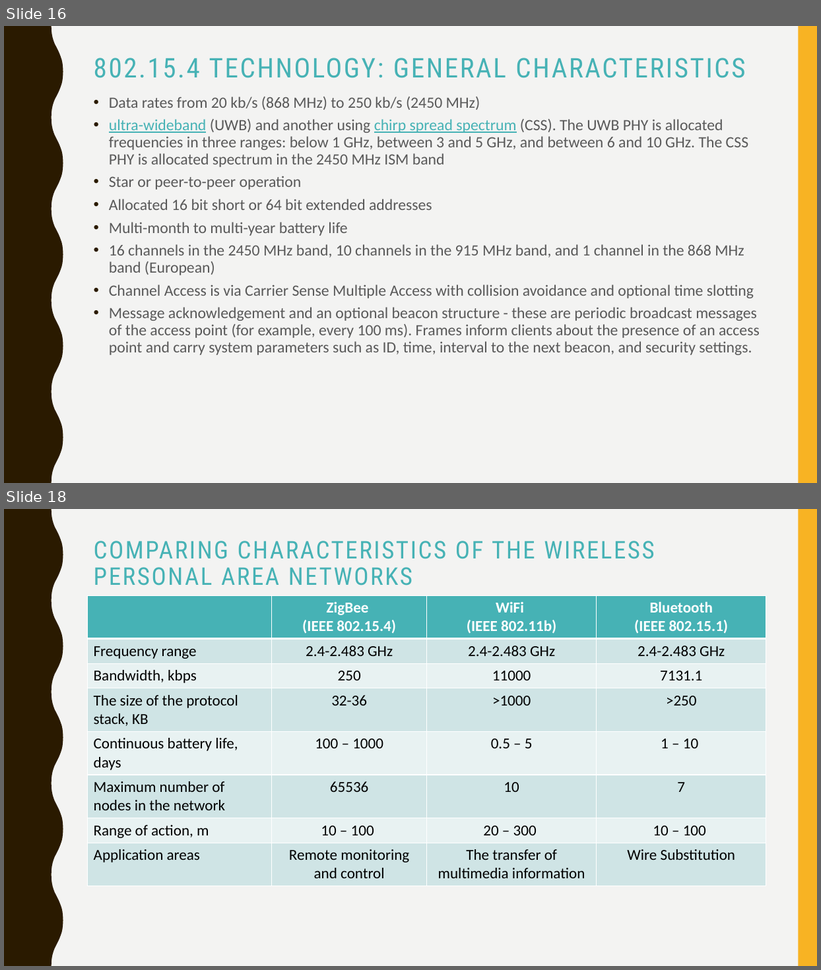
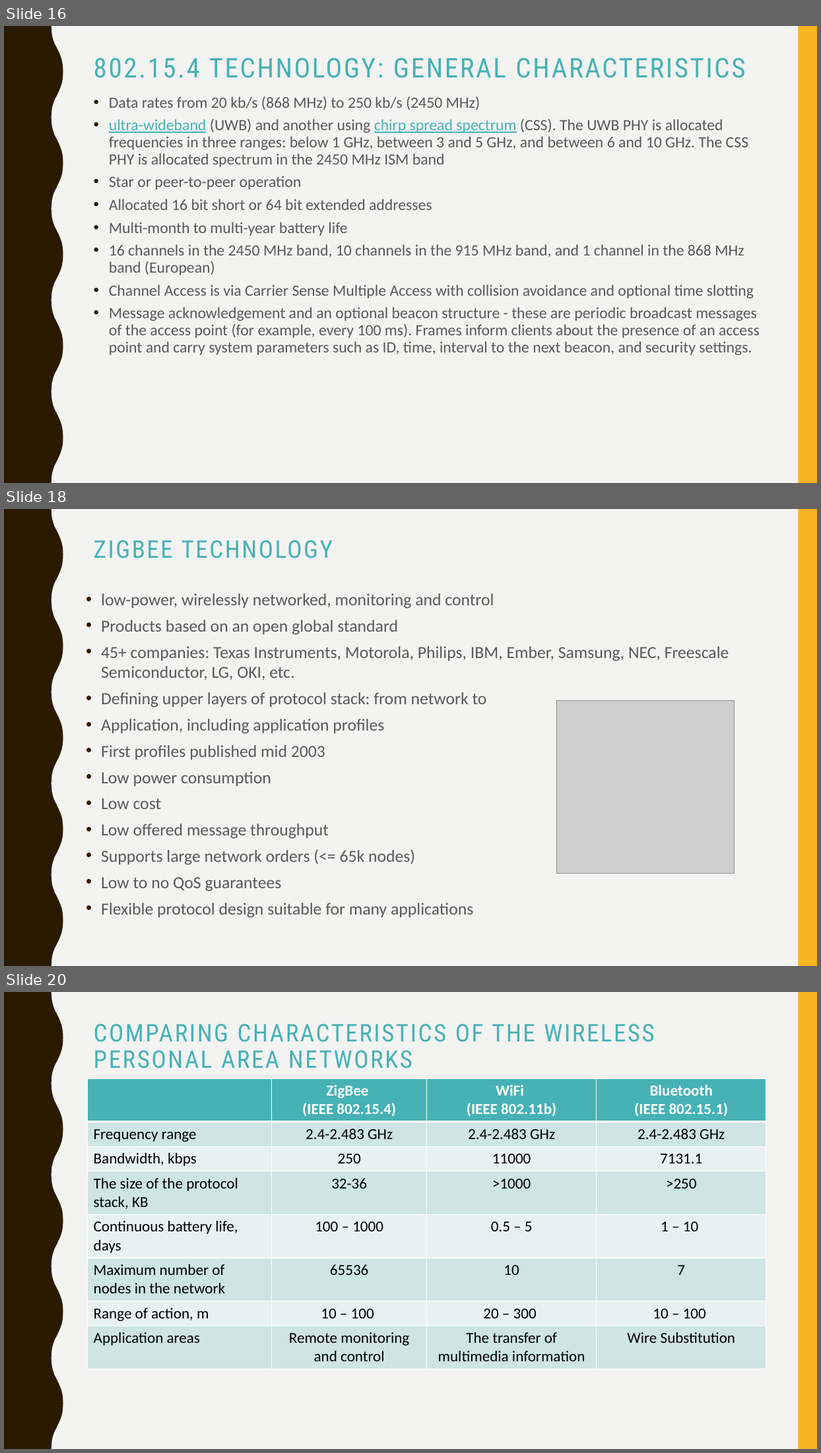
Before and after one commit to vladipirogov/IOT_presentation, a slide deck: Network Data Transfer Protocols in IoT & Embedded.pptx. Shown one above the other, each under a label of ours: slides 16 and 18 before the commit, slides 16, 18 and 20 after it; the slides between them are not shown. The pictures are 821x970 and 821x1453 pixels, drawn with LibreOffice and Linux fonts; fonts in the diff are those of the drawing; grey boxes stand for pictures. Boxes give left, top, right and bottom in pixels: in the first picture for what was removed or moved away, otherwise in the second. Text is boxed around its words. In the diff, an @@ line names an element or a change of style, - is before the commit and + after.

```diff
--- a/Network Data Transfer Protocols in IoT & Embedded.pptx
+++ b/Network Data Transfer Protocols in IoT & Embedded.pptx
@@ slide 18 added at (x1=4, y1=509, x2=817, y2=966), background #F3F3F2; not listed: 2 template elements that a slide beside it also shows @@
@@ title added at (x1=94, y1=540, x2=333, y2=559), 28.8 pt, text #46B2B5 @@
+ZIGBEE TECHNOLOGY
@@ text added at (x1=101, y1=593, x2=729, y2=918), 20 pt, text #595959 @@
+• low-power, wirelessly networked, monitoring and control
+• Products based on an open global standard
+• 45+ companies: Texas Instruments, Motorola, Philips, IBM, Ember, Samsung, NEC, Freescale Semiconductor, LG, OKI, etc.
+• Defining upper layers of protocol stack: from network to
+• Application, including application profiles
+• First profiles published mid 2003
+• Low power consumption
+• Low cost
+• Low offered message throughput
+• Supports large network orders (<= 65k nodes)
+• Low to no QoS guarantees
+• Flexible protocol design suitable for many applications
@@ picture added at (x1=556, y1=701, x2=735, y2=874) @@
@@ what was slide 18 is now slide 20 @@
```
Also in this commit, not shown: 2 slides changed, 1 other slide added.
